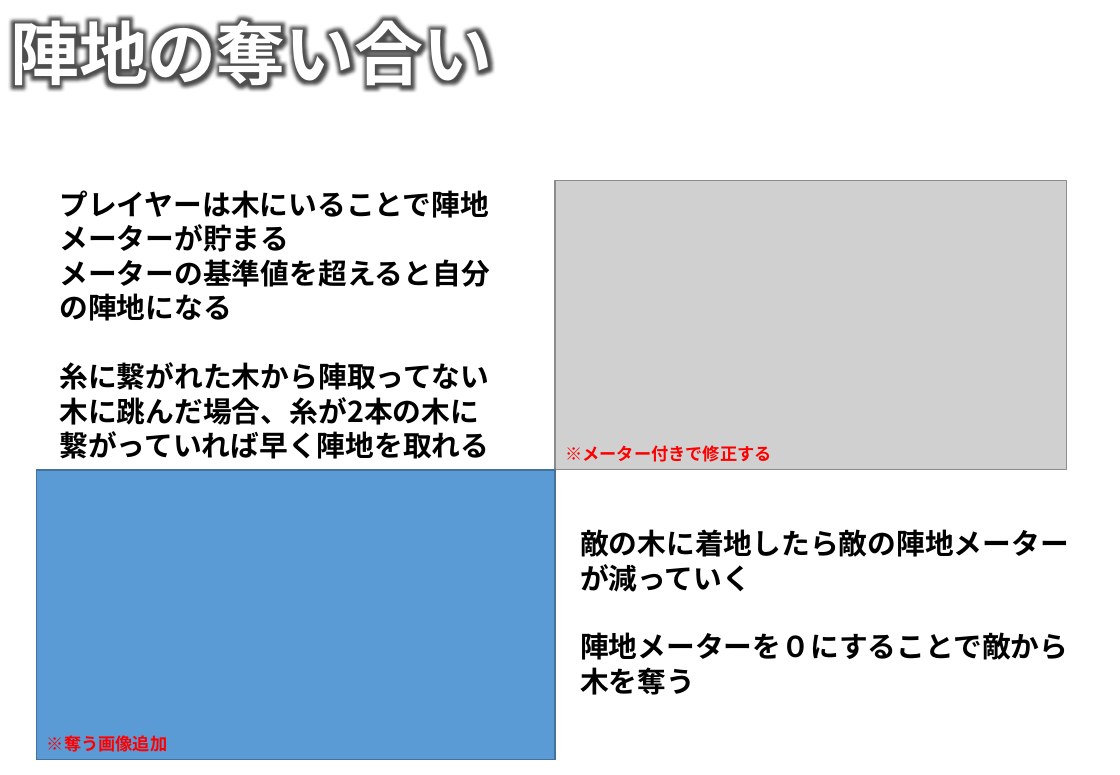
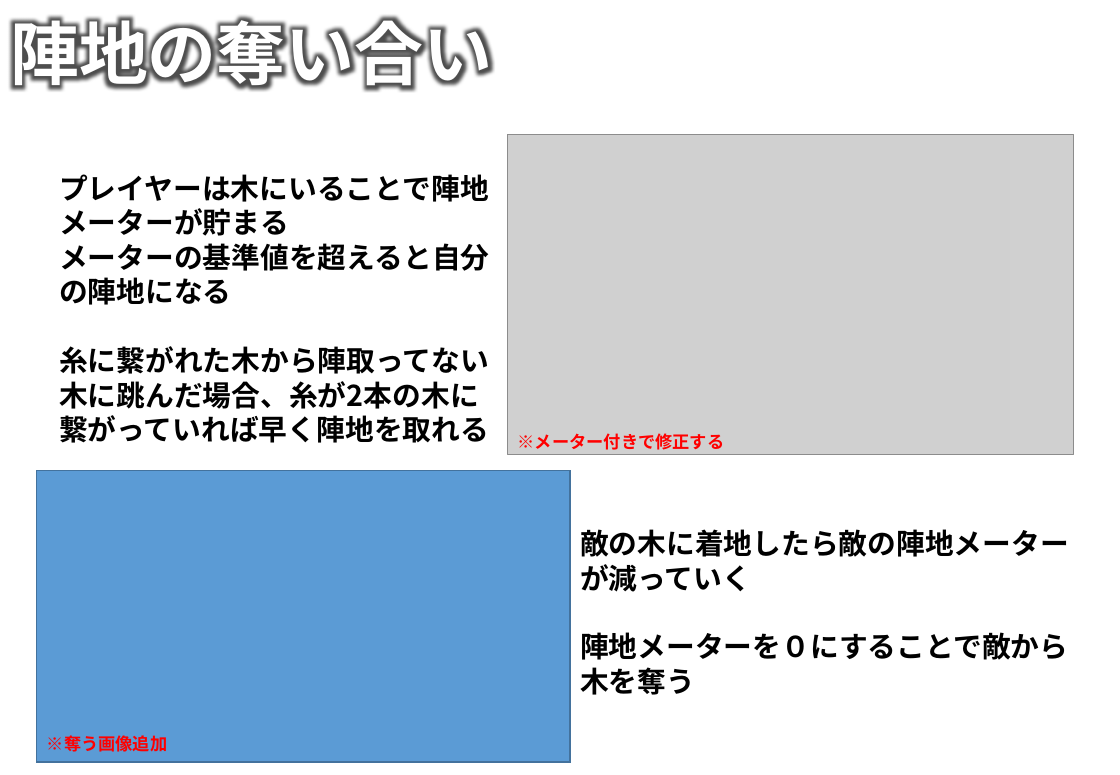
Before and after one commit to NHGC20172H02/PL, a slide deck: slide 5 of 企画や仕様(統合用)/String Territory(修正版).pptx. Drawn at 1120x775 pixels with LibreOffice and Linux fonts; fonts in the diff are those of the drawing; grey boxes stand for pictures; background and template pictures are left out. Boxes give left, top, right and bottom in pixels: in the first picture for what was removed or moved away, otherwise in the second. Text is boxed around its words. In the diff, an @@ line names an element or a change of style, - is before the commit and + after.

```diff
--- a/企画や仕様(統合用)/String Territory(修正版).pptx
+++ b/企画や仕様(統合用)/String Territory(修正版).pptx
@@ picture: place and size @@
-picture at box(555, 181, 1067, 471)
+picture at box(508, 134, 1074, 454)
@@ text "プレイヤーは木にいることで陣地メーターが貯まる": place and size @@
-text "プレイヤーは木にいることで陣地メーターが貯まる" at box(59, 190, 490, 425)
+text "プレイヤーは木にいることで陣地メーターが貯まる" at box(59, 174, 490, 409)
@@ text "※メーター付きで修正する": place and size @@
-text "※メーター付きで修正する" at box(565, 445, 772, 462)
+text "※メーター付きで修正する" at box(518, 433, 725, 450)
@@ rectangle: place and size @@
-rectangle at box(36, 471, 554, 760)
+rectangle at box(36, 471, 570, 762)
```
Also in this commit, not shown: 1 slide added, 1 slide removed, 13 other files.
